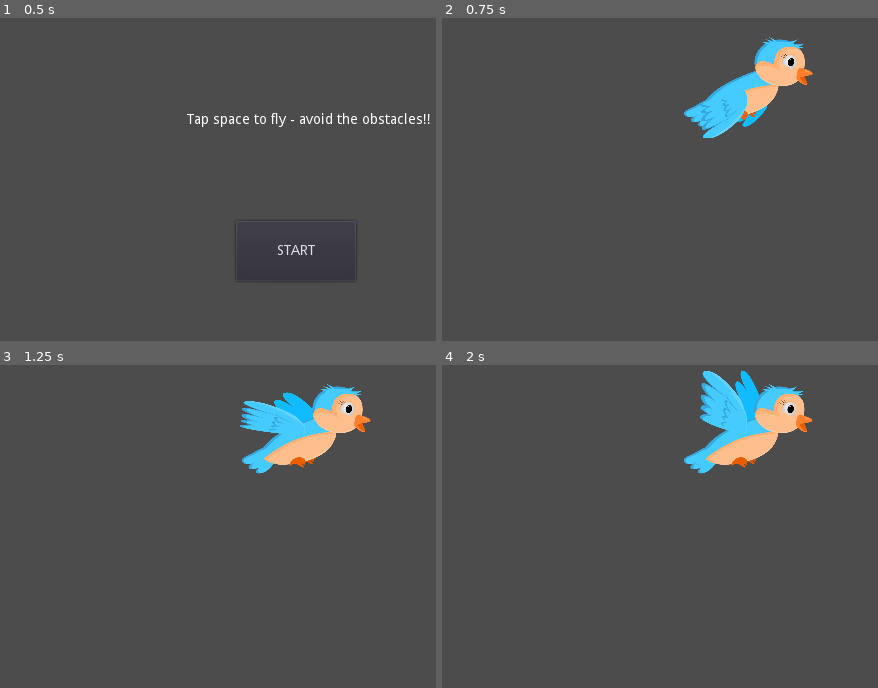
Above: before the commit, frames 1-4 (two rows, left to right).
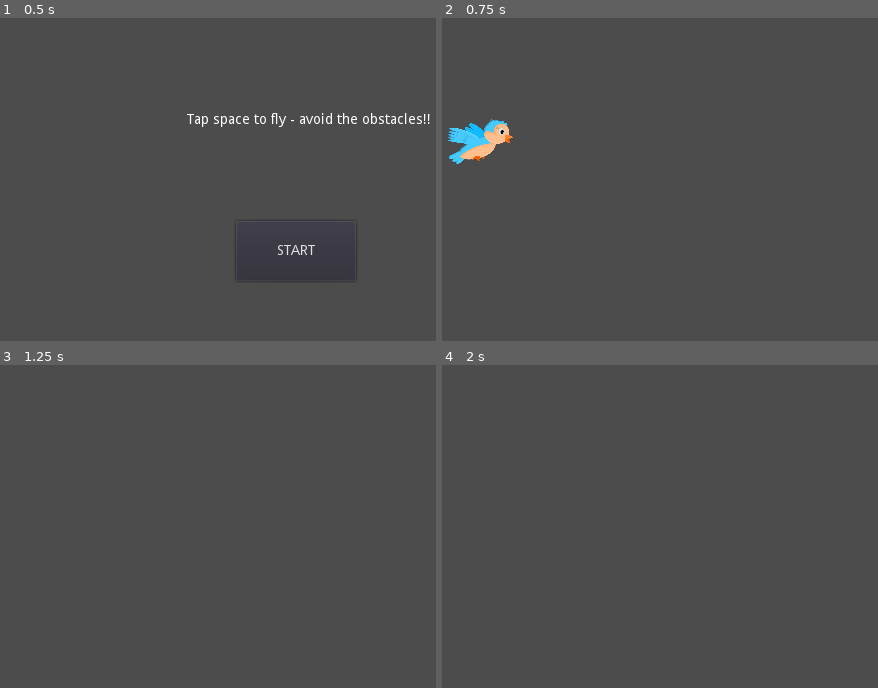
Above: after the commit, the same moments.

Repository: benfernandes/gamejam-august-2020
Game: Godot game, scene res://flappy-bird/FlappyBirdMain.tscn
Same seed, same stepped clock (60 frames per second), same inputs: the game is played once before the commit and once after it. This scene is started directly instead of the project's main scene.
Inputs (mouse positions are in pixels of both pictures, inside the frame that each line leads up to):
- Up to frame 1 (0.5 s): no input
- Up to frame 2 (0.75 s): click "START" at 0.5 s
- Up to frame 3 (1.25 s): no input
- Up to frame 4 (2 s): move the mouse to (outside the picture) at 1.27 s; hold Space (flap, bound only after the commit) from 1.28 s (still down); click (outside the picture) at 1.42 s

Frame 1 is identical in both runs. In frame 2, 5.0% of the frame differs, in the area x 1-86%, y 5-46%; in frame 3, 4.7%; in frame 4, 5.1%, in the area x 55-85%, y 1-34%.

Commit message:
Make bird fly when spacebar is pressed

Diff:
--- a/flappy-bird/FlappyBird.tscn
+++ b/flappy-bird/FlappyBird.tscn
@@ -1,42 +1,9 @@
-[gd_scene load_steps=8 format=2]
+[gd_scene load_steps=3 format=2]
 
-[ext_resource path="res://assets/basic-bird-flying-right.svg" type="Texture" id=1]
+[ext_resource path="res://flappy-bird/Player.tscn" type="PackedScene" id=1]
 [ext_resource path="res://flappy-bird/FlappyBird.gd" type="Script" id=2]
-
-[sub_resource type="AtlasTexture" id=1]
-flags = 4
-atlas = ExtResource( 1 )
-region = Rect2( 0, 0, 755, 604 )
-
-[sub_resource type="AtlasTexture" id=2]
-flags = 4
-atlas = ExtResource( 1 )
-region = Rect2( 755, 0, 755, 604 )
-
-[sub_resource type="AtlasTexture" id=3]
-flags = 4
-atlas = ExtResource( 1 )
-region = Rect2( 1510, 0, 755, 604 )
-
-[sub_resource type="AtlasTexture" id=4]
-flags = 4
-atlas = ExtResource( 1 )
-region = Rect2( 2265, 0, 755, 604 )
-
-[sub_resource type="SpriteFrames" id=5]
-animations = [ {
-"frames": [ SubResource( 1 ), SubResource( 2 ), SubResource( 3 ), SubResource( 4 ) ],
-"loop": true,
-"name": "default",
-"speed": 5.0
-} ]
 
 [node name="FlappyBird" type="Node2D"]
 script = ExtResource( 2 )
 
-[node name="AnimatedSprite" type="AnimatedSprite" parent="."]
-position = Vector2( 371.194, 216.371 )
-scale = Vector2( 0.2, 0.2 )
-frames = SubResource( 5 )
-frame = 3
-playing = true
+[node name="Player" parent="." instance=ExtResource( 1 )]
--- /dev/null
+++ b/flappy-bird/Player.gd
@@ -0,0 +1,11 @@
+extends RigidBody2D
+
+func _ready():
+	pass
+
+func flap():
+	set_linear_velocity(Vector2(0, -150))
+
+func _input(event):
+	if event.is_action_pressed("flap"):
+		flap()
--- /dev/null
+++ b/flappy-bird/Player.tscn
@@ -0,0 +1,52 @@
+[gd_scene load_steps=9 format=2]
+
+[ext_resource path="res://assets/basic-bird-flying-right.svg" type="Texture" id=1]
+[ext_resource path="res://flappy-bird/Player.gd" type="Script" id=2]
+
+[sub_resource type="AtlasTexture" id=1]
+flags = 4
+atlas = ExtResource( 1 )
+region = Rect2( 0, 0, 755, 604 )
+
+[sub_resource type="AtlasTexture" id=2]
+flags = 4
+atlas = ExtResource( 1 )
+region = Rect2( 755, 0, 755, 604 )
+
+[sub_resource type="AtlasTexture" id=3]
+flags = 4
+atlas = ExtResource( 1 )
+region = Rect2( 1510, 0, 755, 604 )
+
+[sub_resource type="AtlasTexture" id=4]
+flags = 4
+atlas = ExtResource( 1 )
+region = Rect2( 2265, 0, 755, 604 )
+
+[sub_resource type="SpriteFrames" id=5]
+animations = [ {
+"frames": [ SubResource( 1 ), SubResource( 2 ), SubResource( 3 ), SubResource( 4 ) ],
+"loop": true,
+"name": "default",
+"speed": 5.0
+} ]
+
+[sub_resource type="RectangleShape2D" id=6]
+extents = Vector2( 34.8668, 22.7513 )
+
+[node name="Player" type="Node2D"]
+
+[node name="PlayerRigidBody" type="RigidBody2D" parent="."]
+gravity_scale = 5.0
+script = ExtResource( 2 )
+
+[node name="AnimatedSprite" type="AnimatedSprite" parent="PlayerRigidBody"]
+position = Vector2( 103.238, 146.725 )
+scale = Vector2( 0.1, 0.1 )
+frames = SubResource( 5 )
+frame = 2
+playing = true
+
+[node name="CollisionShape2D" type="CollisionShape2D" parent="PlayerRigidBody"]
+position = Vector2( 98.8737, 150.482 )
+shape = SubResource( 6 )
--- a/project.godot
+++ b/project.godot
@@ -26,6 +26,14 @@
 window/stretch/mode="2d"
 window/stretch/aspect="keep"
 
+[input]
+
+flap={
+"deadzone": 0.5,
+"events": [ Object(InputEventKey,"resource_local_to_scene":false,"resource_name":"","device":0,"alt":false,"shift":false,"control":false,"meta":false,"command":false,"pressed":false,"scancode":32,"unicode":0,"echo":false,"script":null)
+ ]
+}
+
 [rendering]
 
 quality/driver/driver_name="GLES2"
